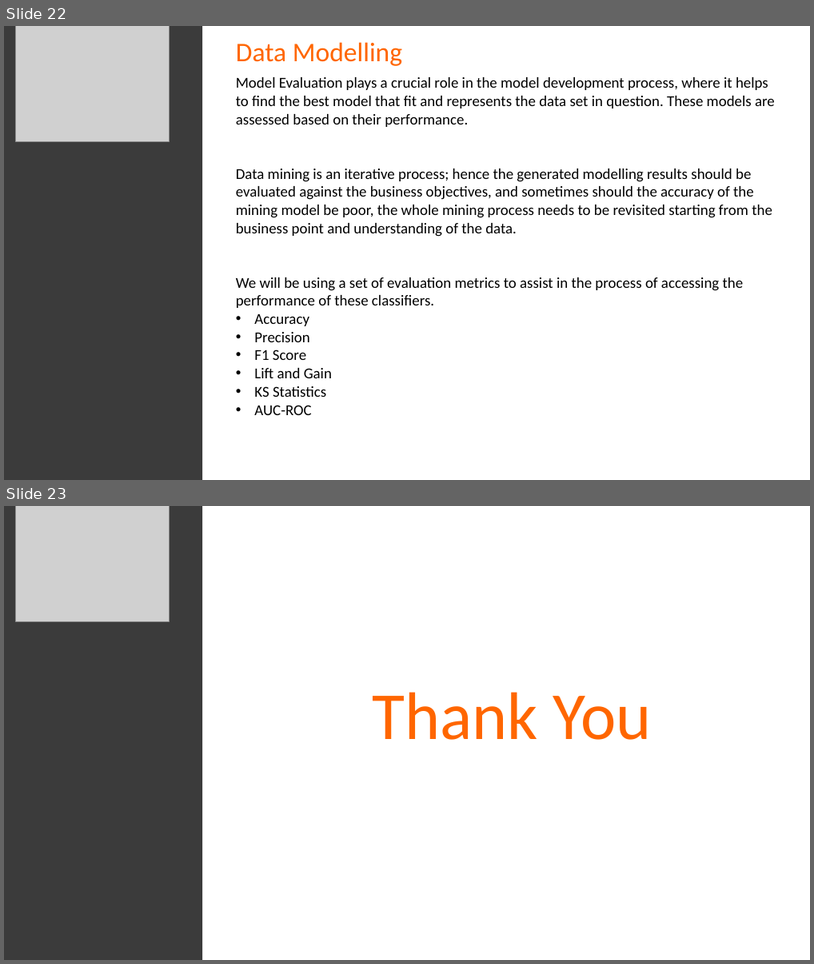
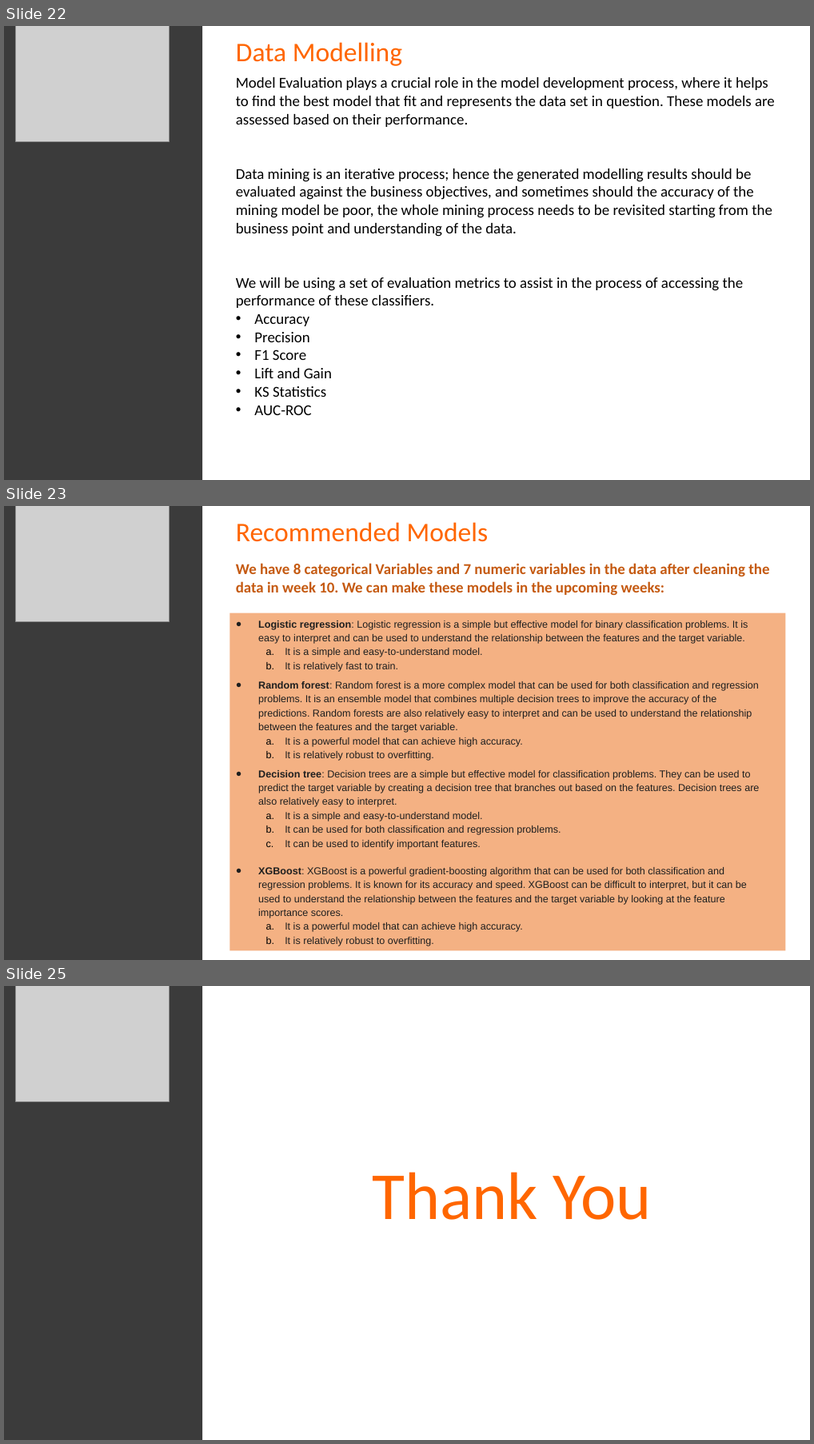
Before and after one commit to singhanuj695/Data-glacier-Group-Project, a slide deck: Week-11/CampaignCatalysts_EDA.pptx. Shown one above the other, each under a label of ours: slides 22 and 23 before the commit, slides 22, 23 and 25 after it; the slides between them are not shown. The pictures are 814x964 and 814x1444 pixels, drawn with LibreOffice and Linux fonts; fonts in the diff are those of the drawing; grey boxes stand for pictures. Boxes give left, top, right and bottom in pixels: in the first picture for what was removed or moved away, otherwise in the second. Text is boxed around its words. In the diff, an @@ line names an element or a change of style, - is before the commit and + after.

Commit message:
Week 11 - 2nd commit - file name updated

```diff
--- a/Week-11/CampaignCatalysts_EDA.pptx
+++ b/Week-11/CampaignCatalysts_EDA.pptx
@@ slide 23 added at [4,506,810,960], background #FFFFFF @@
@@ rectangle added at [4,506,202,960], fill #3B3B3B @@
@@ picture added at [15,506,169,621] @@
@@ text added at [236,522,489,542], 32 pt, text #FF6600 @@
+Recommended Models
@@ text added at [236,563,770,596], 18 pt, text #C55A11, bold @@
+We have 8 categorical Variables and 7 numeric variables in the data after cleaning the data in week 10. We can make these models in the upcoming weeks:
@@ rectangle added at [230,613,786,674], fill #F4B183, 12 pt, text #1F1F1F @@
+● Logistic regression: Logistic regression is a simple but effective model for binary classification problems. It is easy to interpret and can be used to understand the relationship between the features and the target variable.
+  a. It is a simple and easy-to-understand model.
+  b. It is relatively fast to train.
@@ rectangle added at [230,674,786,951], fill #F4B183, 12 pt, text #1F1F1F @@
+● Random forest: Random forest is a more complex model that can be used for both classification and regression problems. It is an ensemble model that combines multiple decision trees to improve the accuracy of the predictions. Random forests are also relatively easy to interpret and can be used to understand the relationship between the features and the target variable.
+  a. It is a powerful model that can achieve high accuracy.
+  b. It is relatively robust to overfitting.
+● Decision tree: Decision trees are a simple but effective model for classification problems. They can be used to predict the target variable by creating a decision tree that branches out based on the features. Decision trees are also relatively easy to interpret.
+  a. It is a simple and easy-to-understand model.
+  b. It can be used for both classification and regression problems.
+  c. It can be used to identify important features.
+● XGBoost: XGBoost is a powerful gradient-boosting algorithm that can be used for both classification and regression problems. It is known for its accuracy and speed. XGBoost can be difficult to interpret, but it can be used to understand the relationship between the features and the target variable by looking at the feature importance scores.
+  a. It is a powerful model that can achieve high accuracy.
+  b. It is relatively robust to overfitting.
@@ what was slide 23 is now slide 25 @@
```
Also in this commit, not shown: 7 slides changed, 1 other slide added.
